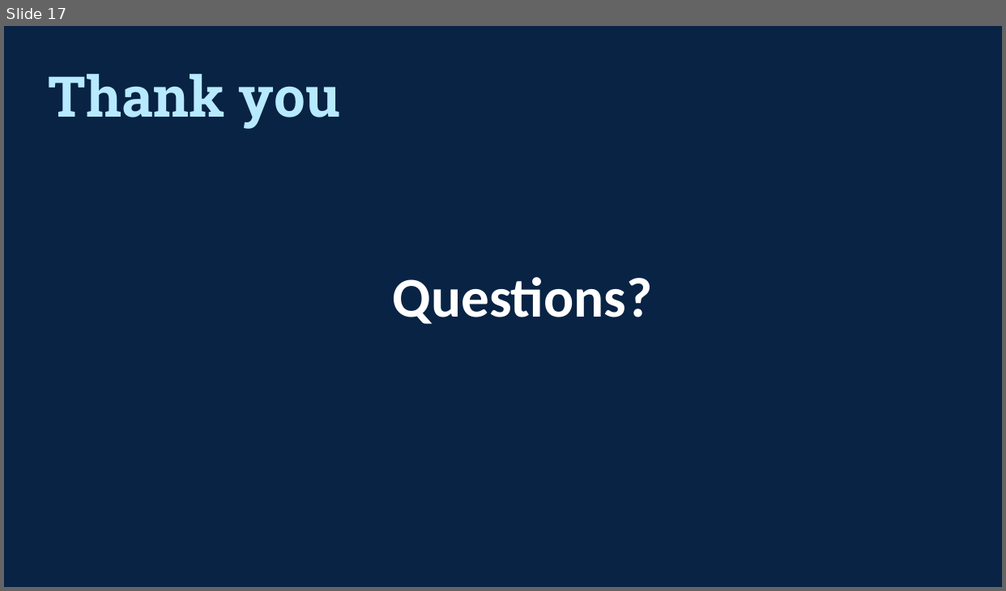
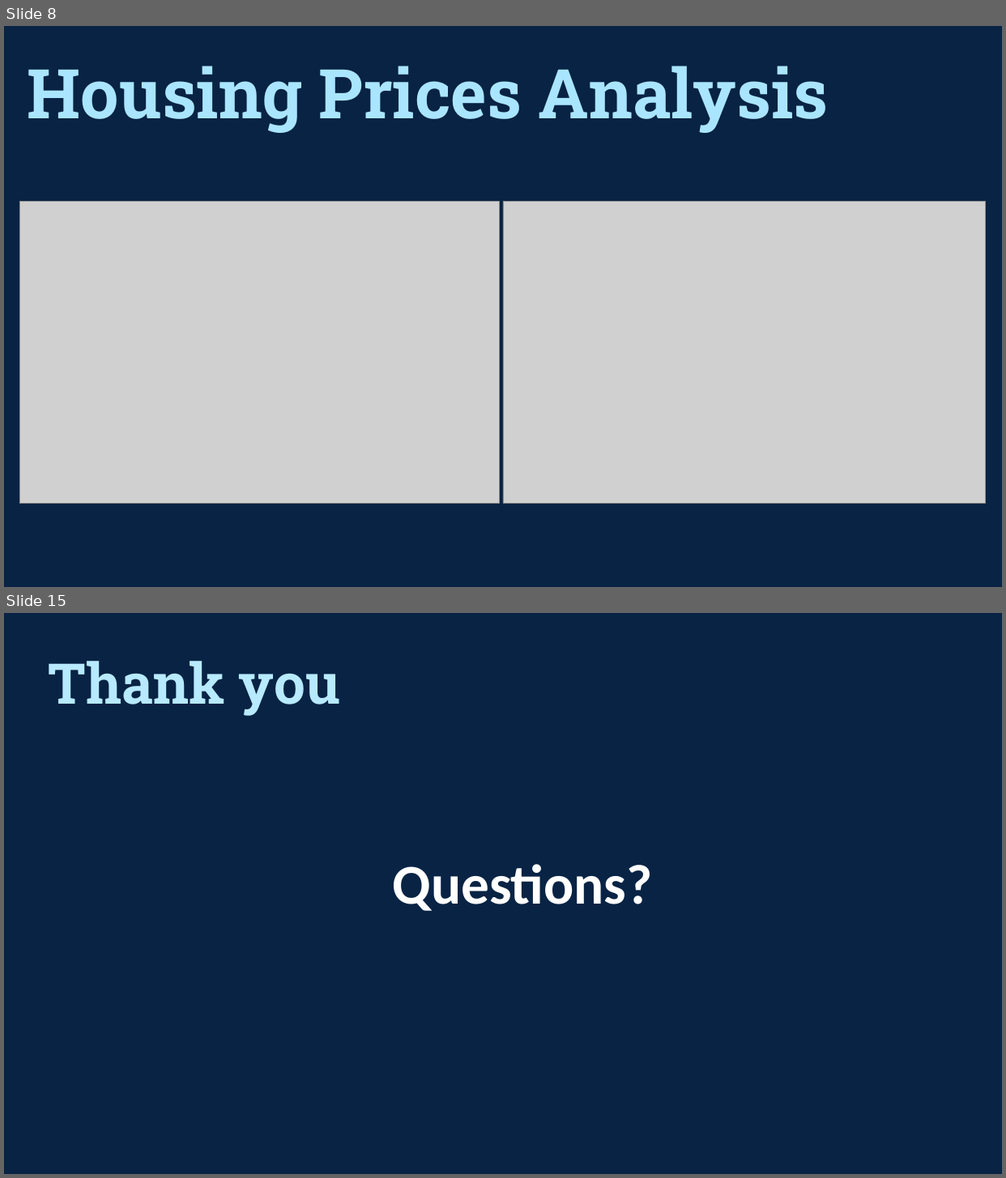
Before and after one commit to emobes22/project-one, a slide deck: Zillow_Powerpoint.pptx. Shown one above the other, each under a label of ours: slide 17 before the commit, slides 8 and 15 after it; the slides between them are not shown. The pictures are 1006x591 and 1006x1178 pixels, drawn with LibreOffice and Linux fonts; fonts in the diff are those of the drawing; grey boxes stand for pictures. Boxes give left, top, right and bottom in pixels: in the first picture for what was removed or moved away, otherwise in the second. Text is boxed around its words. In the diff, an @@ line names an element or a change of style, - is before the commit and + after.

```diff
--- a/Zillow_Powerpoint.pptx
+++ b/Zillow_Powerpoint.pptx
@@ slide 8 added at <box>4,26,1002,587</box>, background #082344 @@
@@ title added at <box>27,66,828,133</box>, 66 pt, text #AAE5FF, bold @@
+Housing Prices Analysis
@@ picture added at <box>19,201,500,504</box> @@
@@ picture added at <box>503,201,987,504</box> @@
@@ what was slide 17 is now slide 15 @@
```
Also in this commit, not shown: 2 slides changed, 11 other slides added, 14 slides removed.
